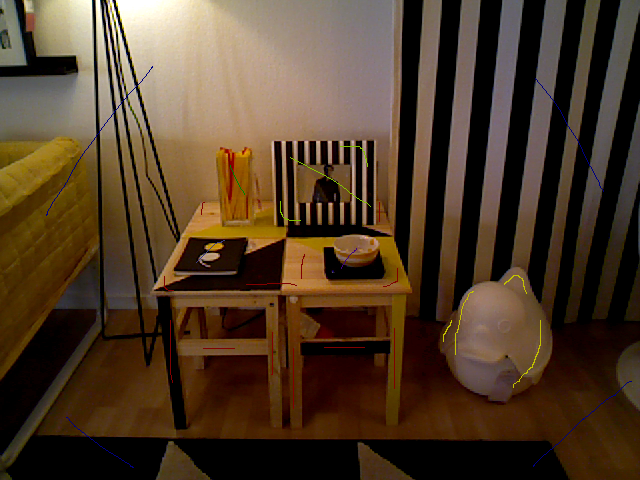
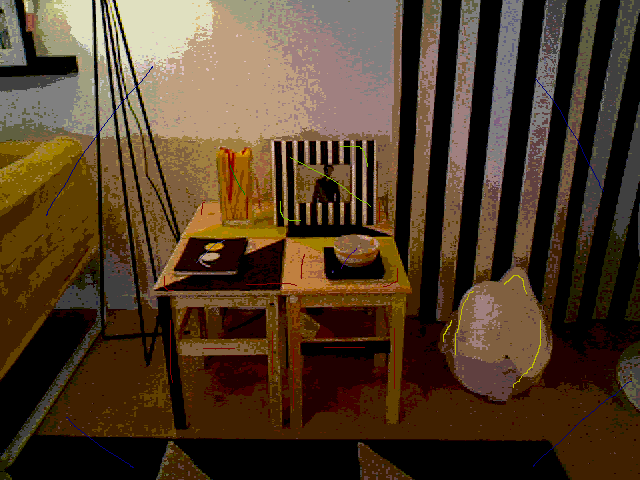
Layer changes from the first 640×480 image to the second:
painted on "02.png" over [0,0,640,480]
